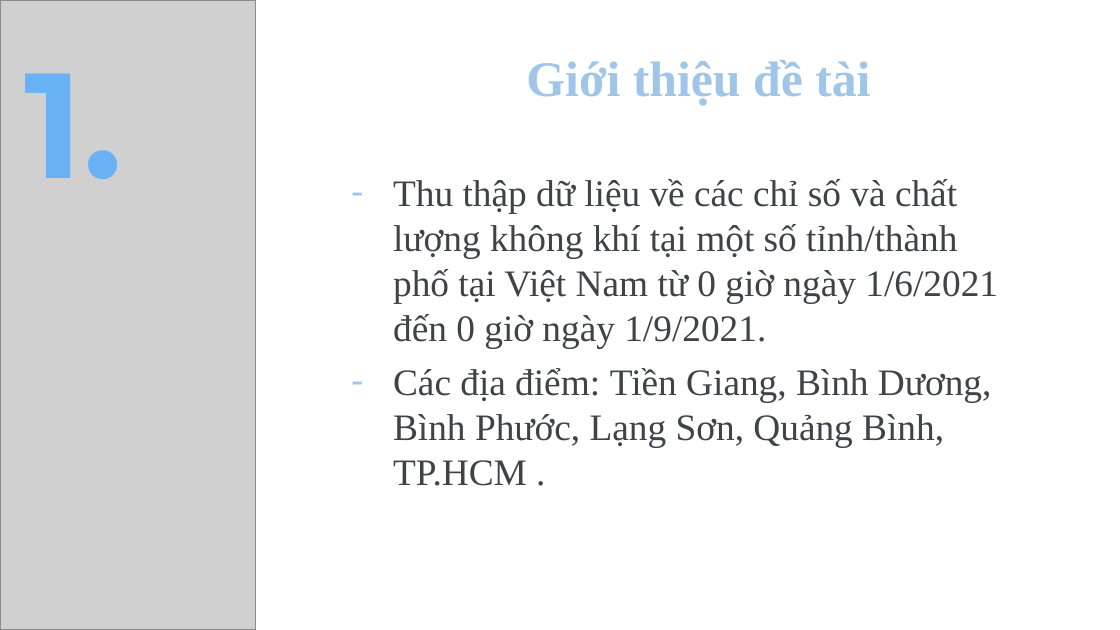
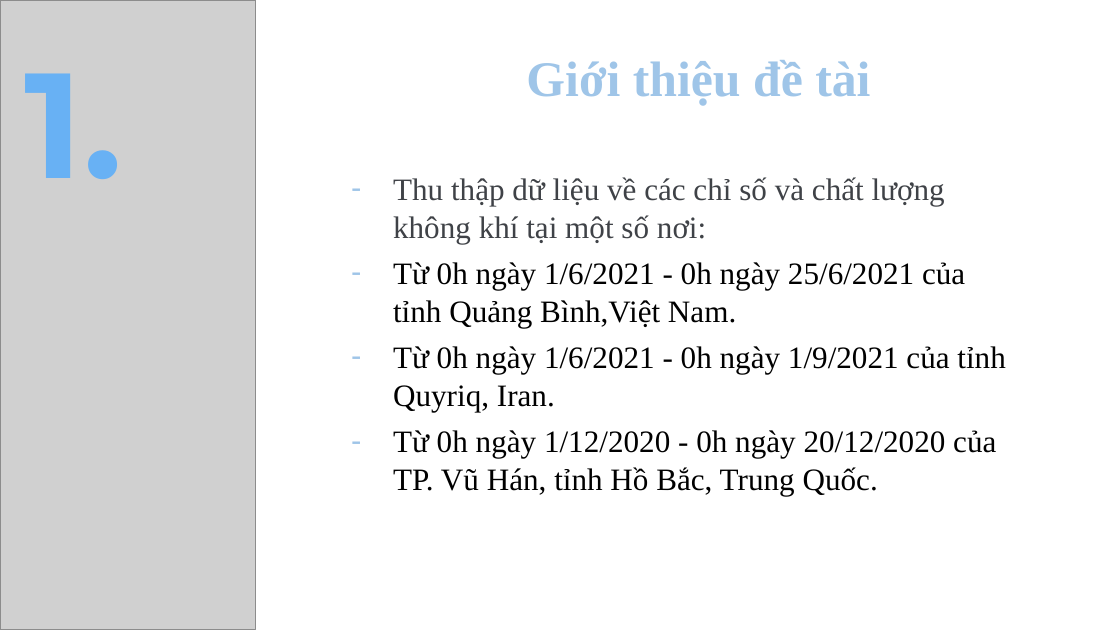
Before and after one commit to lethanhson1504/datascience-project-group16, a slide deck: slide 3 of Slide.pptx. Drawn at 1120x630 pixels with LibreOffice and Linux fonts; fonts in the diff are those of the drawing; grey boxes stand for pictures. Boxes give left, top, right and bottom in pixels: in the first picture for what was removed or moved away, otherwise in the second. Text is boxed around its words. In the diff, an @@ line names an element or a change of style, - is before the commit and + after.

```diff
--- a/Slide.pptx
+++ b/Slide.pptx
@@ subtitle at (393, 177, 1005, 495): text changed; size 24 to 20 pt; text colour #3F4247 to #000000 @@
-– Thu thập dữ liệu về các chỉ số và chất lượng không khí tại một số tỉnh/thành phố tại Việt Nam từ 0 giờ ngày 1/6/2021 đến 0 giờ ngày 1/9/2021.
-– Các địa điểm: Tiền Giang, Bình Dương, Bình Phước, Lạng Sơn, Quảng Bình, TP.HCM .
+– Thu thập dữ liệu về các chỉ số và chất lượng không khí tại một số nơi:
+– Từ 0h ngày 1/6/2021 - 0h ngày 25/6/2021 của tỉnh Quảng Bình,Việt Nam.
+– Từ 0h ngày 1/6/2021 - 0h ngày 1/9/2021 của tỉnh Quyriq, Iran.
+– Từ 0h ngày 1/12/2020 - 0h ngày 20/12/2020 của TP. Vũ Hán, tỉnh Hồ Bắc, Trung Quốc.
```
Also in this commit, not shown: 12 other slides changed, 4 slides added, 1 slide removed, 3 other files.
